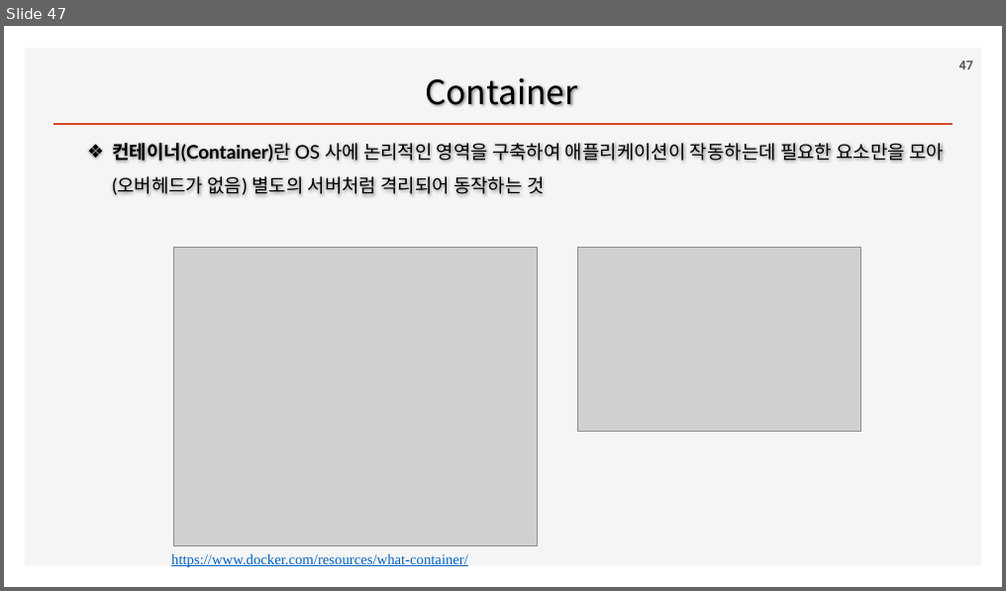
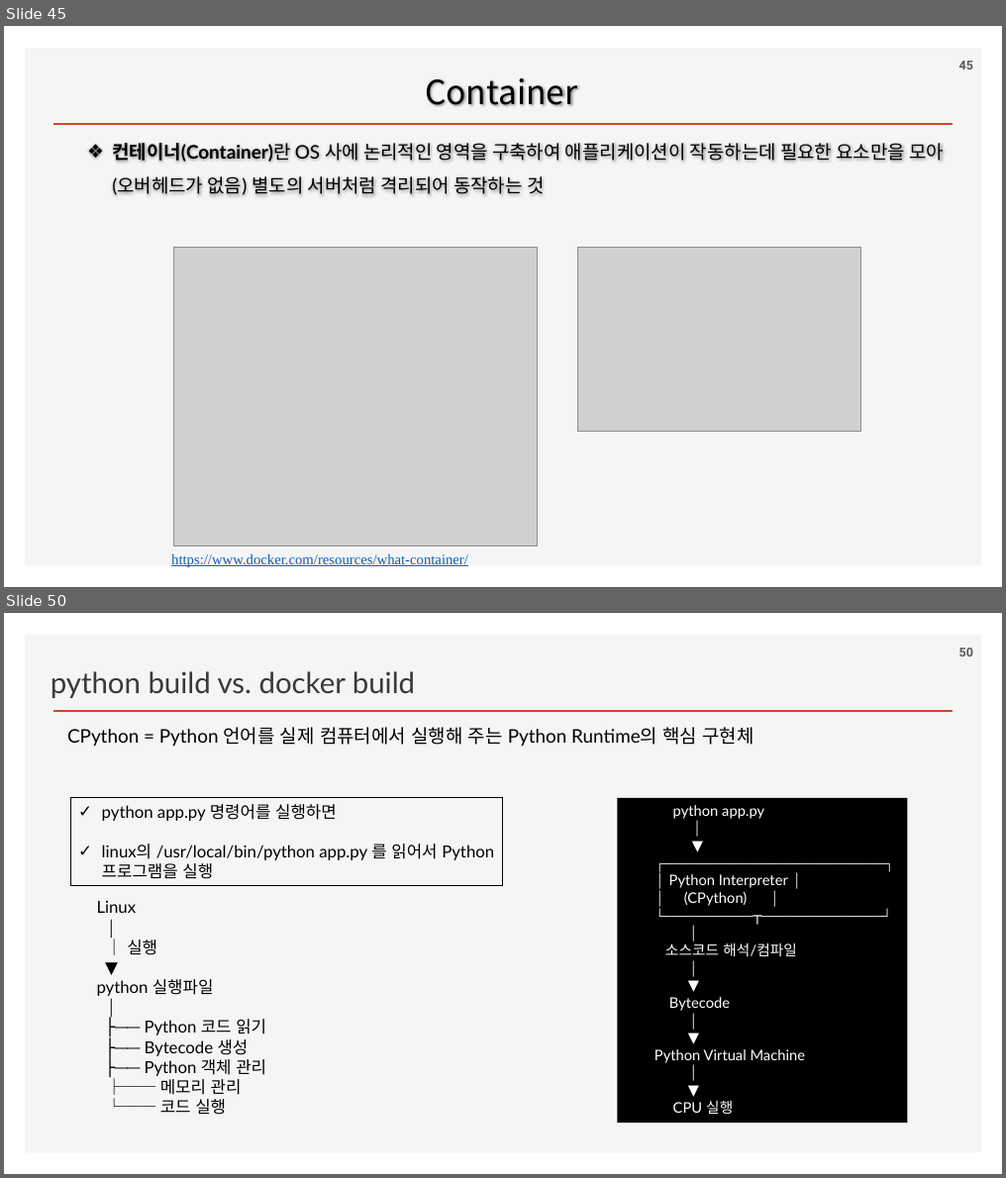
Before and after one commit to ancestor9/2026_Fall_Application-Deployment, a slide deck: App Deployment.pptx. Shown one above the other, each under a label of ours: slide 47 before the commit, slides 45 and 50 after it; the slides between them are not shown. The pictures are 1006x591 and 1006x1178 pixels, drawn with LibreOffice and Linux fonts; fonts in the diff are those of the drawing; grey boxes stand for pictures; background and template pictures are left out. Boxes give left, top, right and bottom in pixels: in the first picture for what was removed or moved away, otherwise in the second. Text is boxed around its words. In the diff, an @@ line names an element or a change of style, - is before the commit and + after.

```diff
--- a/App Deployment.pptx
+++ b/App Deployment.pptx
@@ slide 50 added at [4, 613, 1002, 1174], background #FFFFFF; not listed: 2 template elements that a slide beside it also shows @@
@@ text added at [51, 671, 415, 698], 28 pt, text #3B3838 @@
+python build vs. docker build
@@ page number added at [959, 648, 973, 657], 12 pt, text #595959, bold @@
+50
@@ text added at [67, 727, 754, 747], 18 pt, text #000000 @@
+CPython = Python 언어를 실제 컴퓨터에서 실행해 주는 Python Runtime의 핵심 구현체
@@ rectangle added at [71, 798, 503, 886], outline #000000 0.75 pt dashed, 16 pt, text #000000 @@
+✓ python app.py 명령어를 실행하면
+✓ linux의 /usr/local/bin/python app.py 를 읽어서 Python 프로그램을 실행
@@ rectangle added at [617, 798, 908, 1123], fill #000000, 14 pt, text #FFFFFF @@
+python app.py
+│
+▼
+┌────────────────────┐
+│ Python Interpreter │
+│ (CPython) │
+└────────┬───────────┘
+│
+소스코드 해석/컴파일
+│
+▼
+Bytecode
+│
+▼
+Python Virtual Machine
+│
+▼
+CPU 실행
@@ text added at [97, 901, 266, 1115], 16 pt, text #000000 @@
+Linux
+│
+│ 실행
+▼
+python 실행파일
+│
+├── Python 코드 읽기
+├── Bytecode 생성
+├── Python 객체 관리
+├── 메모리 관리
+└── 코드 실행
@@ what was slide 47 is now slide 45 @@
@@ page number at [959, 61, 973, 70]: text changed @@
-47
+45
```
Also in this commit, not shown: 3 slides changed, 9 other slides added, 2 slides removed.
